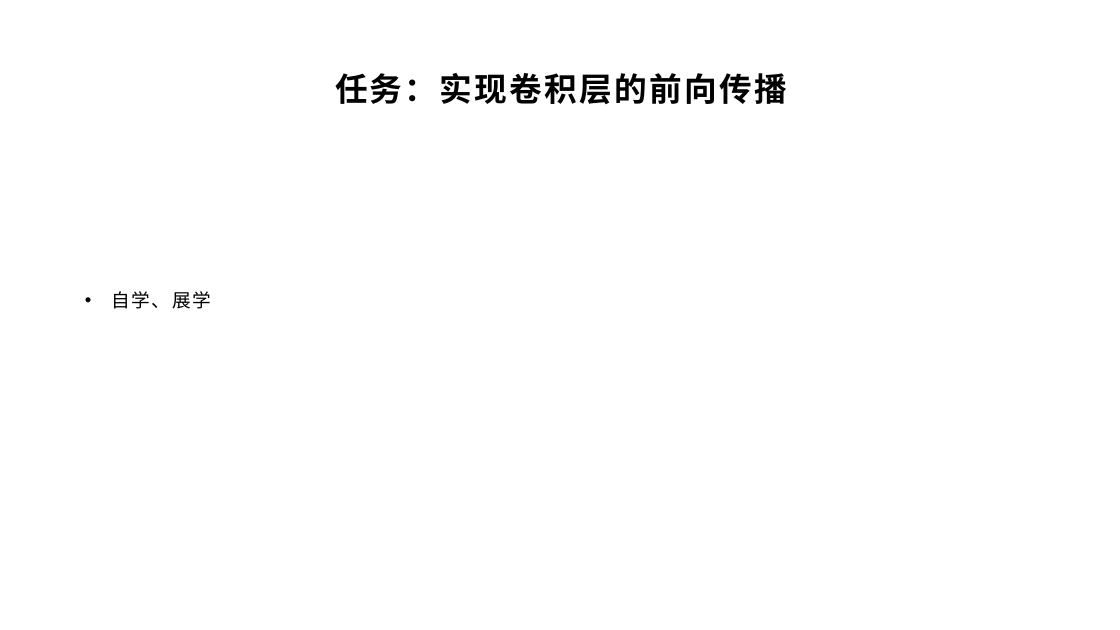
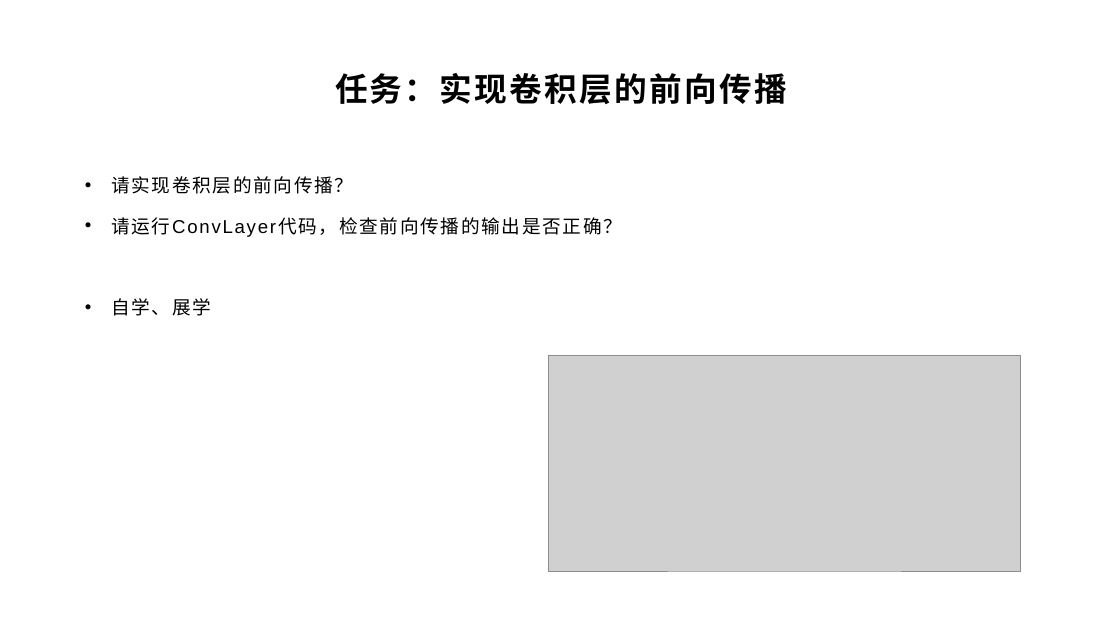
Before and after one commit to yyc-git/DeepLearningEdu, a slide deck: slide 29 of lessons/8_conv_layer_forward/ppt/卷积神经网络与卷积层的前向传播推导.pptx (slide 30 before the commit). Drawn at 1120x630 pixels with LibreOffice and Linux fonts; fonts in the diff are those of the drawing; grey boxes stand for pictures; background and template pictures are left out. Boxes give left, top, right and bottom in pixels: in the first picture for what was removed or moved away, otherwise in the second. Text is boxed around its words. In the diff, an @@ line names an element or a change of style, - is before the commit and + after.

```diff
--- a/lessons/8_conv_layer_forward/ppt/卷积神经网络与卷积层的前向传播推导.pptx
+++ b/lessons/8_conv_layer_forward/ppt/卷积神经网络与卷积层的前向传播推导.pptx
@@ text at (111, 176, 622, 237): paragraphs added @@
+• 请实现卷积层的前向传播？
+• 请运行ConvLayer代码，检查前向传播的输出是否正确？
@@ picture added at (548, 355, 1020, 571) @@
```
Also in this commit, not shown: 7 other slides changed, 1 slide added, 3 slides removed, 19 other files.
